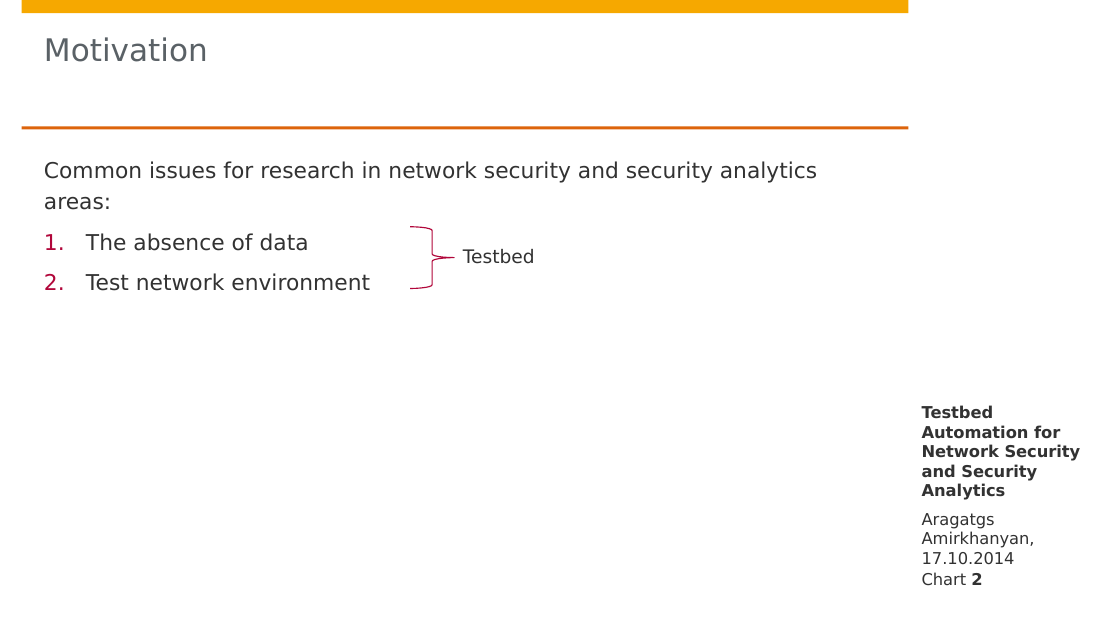
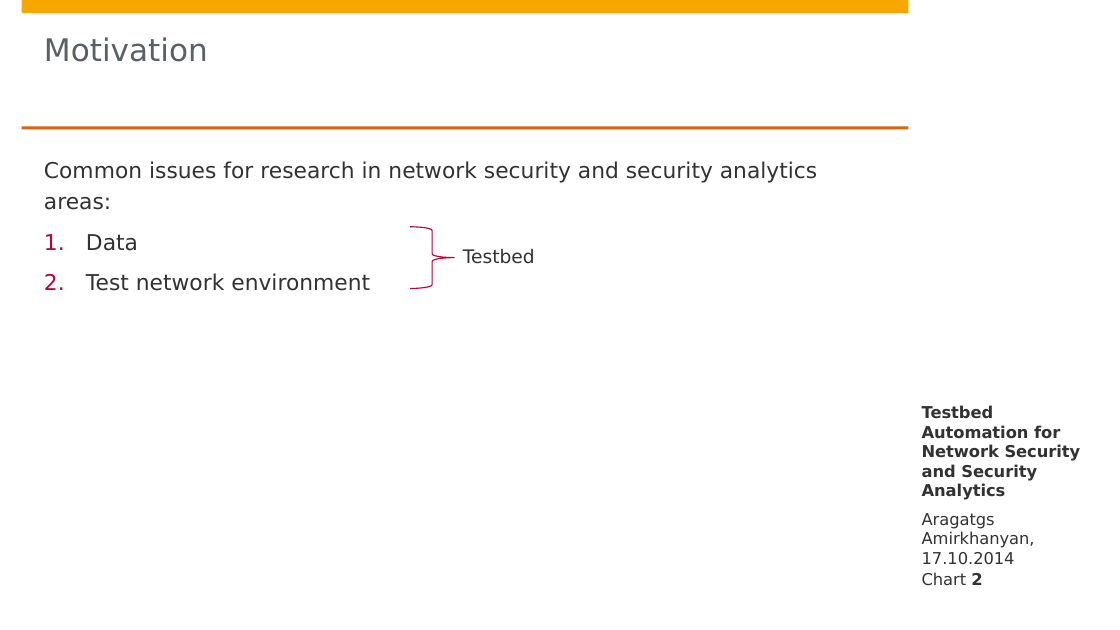
Before and after one commit to aragats/HPI, a slide deck: slide 2 of Research School/Retreat/Fall 2014/retreat draft 4/Aragats_Amirkhanyan_Fall_Retreat_2014.pptx. Drawn at 1120x630 pixels with LibreOffice and Linux fonts; fonts in the diff are those of the drawing; background and template pictures are left out. Boxes give left, top, right and bottom in pixels: in the first picture for what was removed or moved away, otherwise in the second. Text is boxed around its words. In the diff, an @@ line names an element or a change of style, - is before the commit and + after.

```diff
--- a/Research School/Retreat/Fall 2014/retreat draft 4/Aragats_Amirkhanyan_Fall_Retreat_2014.pptx
+++ b/Research School/Retreat/Fall 2014/retreat draft 4/Aragats_Amirkhanyan_Fall_Retreat_2014.pptx
@@ text at (86, 234, 138, 251): text changed @@
-1. The absence of data
+1. Data
```
Also in this commit, not shown: 4 other slides changed, 6 slides removed, 1 other file.
